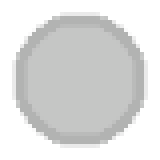
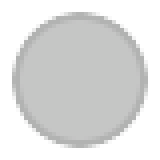
Revision of a layered (160, 160) image; what changed, layer by layer:
hid "Pasted Layer" over <box>12,12,148,148</box>
added layer "Layer #2" (75%) above "Layer" over <box>20,20,140,140</box>
added layer "Layer" above "Layer #1" over <box>12,12,148,148</box>
hid "Layer copy" over <box>20,20,140,140</box>
